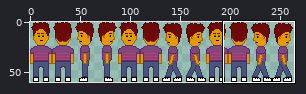
Sprite sheet: art/player.png. Above: a wide view before the commit, with the close-up outlined.
Close-up. Before the edit:
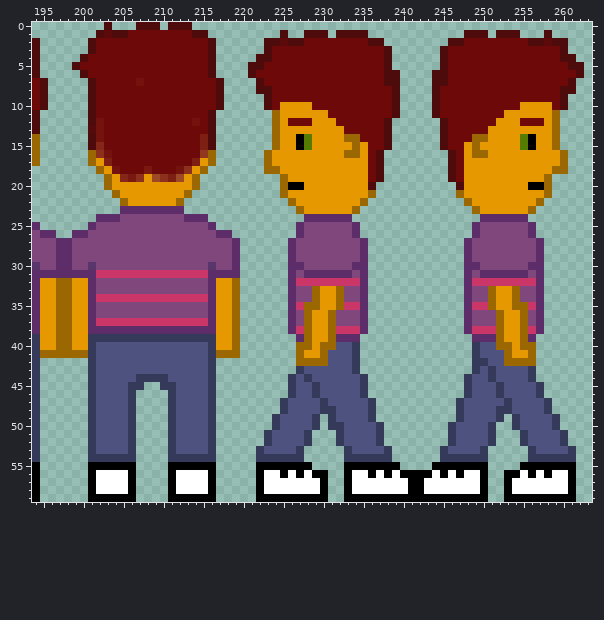
The file is 264x60 pixels. Pixels under 10% opacity are left out. Colours within 5 levels of each other are drawn and written as one. Shown: x 194..263, y 0..59. The commit also changed other parts of the picture, which this record leaves out.
Once edited:
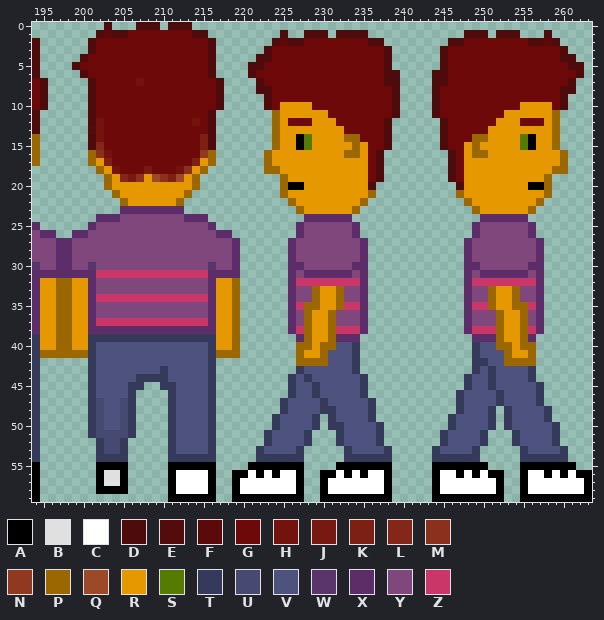
Palette (. is transparent): A #000000  B #e0e0e0  C #ffffff  D #4e0b0b  E #540b0b  F #5c0909  G #6e0909  H #74120d  J #781810  K #7d1f13  L #842718  M #8a301c  N #903920  P #9b6700  Q #9c4928  R #e69800  S #557b00  T #363a5a  U #464a73  V #4d527f  W #583169f8  X #5c2d69  Y #7f477b  Z #c93667
The exact change:
@@ x 221..262 @@
  1 ....D..DDD.DDDD............DDD.DDD...D....
- 2 ..DDFDDGGGGGGGGDD........DDGGGGGGGGDDFDD..
+ 2 ...DFDDGGGGGGGGDD........DDGGGGGGGGDDFD...
  3 ..DGGGGGGGGGGGGGGD......DGGGGGGGGGGGGGGD..
@@ x 194..263 @@
 42 T......TVVVVVVVVVVVVVVT..........PPPPVVVT..............TTVVPPPP.......
-43 T......TVVVVVVVVVVVVVVT..........TVVVVVVT..............TVTVVVVT.......
+43 T......TVVVVVVVVTVVVVVT..........TVVVVVVT..............TVTVVVVT.......
 44 T......TVVVVVTTTTVVVVVT.........TVTVVVVVVT............TVVTVVVVT.......
-45 T......TVVVVTT..TTVVVVT.........TVVTVVVVVT............TVVVTVVVVT......
-46 T......TVVVVT....TVVVVT.........TVVTVVVVVT............TVVVTVVVVT......
-47 T......TVVVVT....TVVVVT........TVVVVTVVVVVT..........TVVVVVTVVVVT.....
-48 T......TVVVVT....TVVVVT........TVVVVTTVVVVT..........TVVVVTTVVVVT.....
-49 T......TVVVVT....TVVVVT.......TVVVVT.TVVVVT..........TVVVVT.TVVVVT....
-50 T......TVVVVT....TVVVVT.......TVVVVT.TTVVVVT........TVVVVT..TVVVVT....
-51 T......TVVVVT....TVVVVT......TVVVVT...TVVVVT........TVVVVT...TVVVVT...
-52 T......TVVVVT....TVVVVT......TVVVVT...TVVVVT........TVVVVT...TVVVVT...
-53 T......TVVVVT....TVVVVT.....TVVVVT.....TVVVVT......TVVVVT.....TVVVVT..
-54 T......TTTTTT....TTTTTT.....TTTTTT.....TTTTTT......TTTTTT.....TTTTTT..
-55 A......AAAAAA....AAAAAA.....AAAAAAA....AAAAAAA....AAAAAAA....AAAAAAA..
-56 A......ACCCCA....ACCCCA.....ACCACACAA..ACCACACAAAACACACCA..AACACACCA..
-57 A......ACCCCA....ACCCCA.....ACCCCCCCA..ACCCCCCCAACCCCCCCA..ACCCCCCCA..
-58 A......ACCCCA....ACCCCA.....ACCCCCCCA..ACCCCCCCAACCCCCCCA..ACCCCCCCA..
-59 A......AAAAAA....AAAAAA.....AAAAAAAAA..AAAAAAAAAAAAAAAAAA..AAAAAAAAA..
+45 T......TVVVVTT..TTVVVVT.........TVVTVVVVVT............TVVTVVVVVT......
+46 T......TVVVVT....TVVVVT.........TVVTVVVVVT...........TVVVVTVVVVT......
+47 T......TUVVUT....TVVVVT........TVVVVTVVVVVT..........TVVVVTVVVVT......
+48 T......TUVVUT....TVVVVT........TVVVVTTVVVVT..........TVVVT.TVVVVT.....
+49 T......TUVVUT....TVVVVT.......TVVVVT.TVVVVT.........TVVVVT.TVVVVT.....
+50 T......TUVVUT....TVVVVT.......TVVVVT.TTVVVVT........TVVVVT.TVVVVVT....
+51 T......TUUUUT....TVVVVT......TVVVVT...TVVVVT.......TVVVVT...TVVVVT....
+52 T.......TUUT.....TVVVVT......TVVVVT...TVVVVT.......TVVVVT...TVVVVT....
+53 T.......TUUT.....TVVVVT.....TVVVVT.....TVVVVT.....TVVVVT.....TVVVVT...
+54 T.......TTTT.....TTTTTT.....TTTTTT.....TTTTTT.....TTTTTT.....TTTTTT...
+55 A.......AAAA.....AAAAAA....AAAAAAA....AAAAAAA.....AAAAAAA....AAAAAAA..
+56 A.......ABBA.....ACCCCA..AACACACCA..AACACACCA.....ACCACACAA..ACCACACAA
+57 A.......ABBA.....ACCCCA..ACCCCCCCA..ACCCCCCCA.....ACCCCCCCA..ACCCCCCCA
+58 A.......AAAA.....ACCCCA..ACCCCCCCA..ACCCCCCCA.....ACCCCCCCA..ACCCCCCCA
+59 A................AAAAAA..AAAAAAAAA..AAAAAAAAA.....AAAAAAAAA..AAAAAAAAA
Pixel boxes of the changes (left, top, right, bottom) in both close-ups:
erased: (264, 38, 272, 46)
erased: (560, 38, 568, 46)
changed: (160, 366, 168, 374)
changed: (232, 382, 592, 502)
changed: (88, 398, 136, 502)
